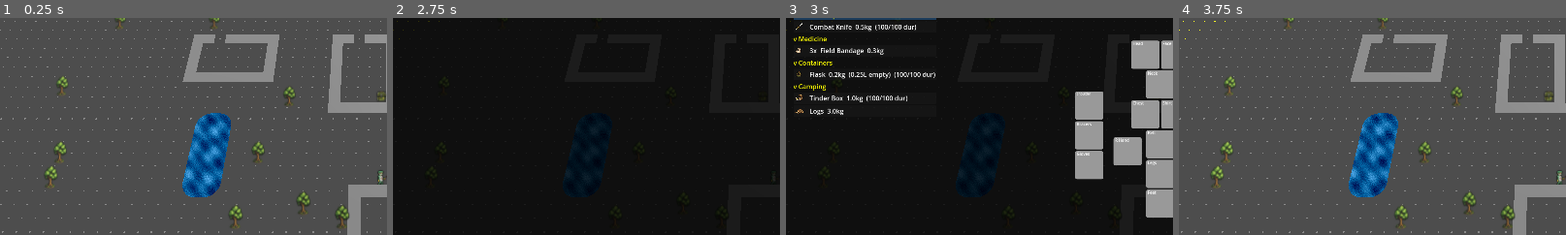
Above: before the commit, frames 1-4 (left to right).
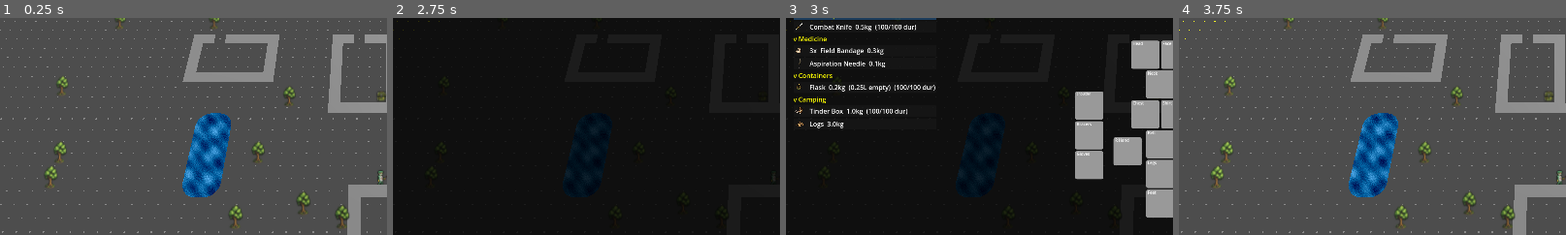
Above: after the commit, the same moments.

Repository: Bigfeta1/ASCIIRogueLike
Game: Godot game, scene res://scenes/main/main_scene.tscn
The game is run twice, just before and just after one commit, with the same random seed, the same clock (stepped at 60 frames per second) and the same inputs.
Inputs (mouse positions are % of the whole screen's width and height, from its top left):
- Up to frame 1 (0.25 s): no input
- Up to frame 2 (2.75 s): tap Enter at 0.5 s; move the mouse to (72, 45) at 0.52 s; hold D 0.53-1.25 s; tap Tab at 0.6 s; click (72, 45) at 0.67 s; tap Space at 0.77 s; click "Stats" at 1.25 s; click "Skills" at 2 s
- Up to frame 3 (3 s): click "Inventory" at 2.75 s
- Up to frame 4 (3.75 s): tap Space at 3.5 s; move the mouse to (30, 55) at 3.52 s; hold S from 3.53 s (still down); tap I at 3.6 s
The pictures show only the part of the screen within x 1-51%, y 14-63%; the shares and areas given below are measured in that part.

Frames 1-2 are identical in both runs. In frame 3, 2.3% of the frame differs, in the area x 2-39%, y 18-51%; in frame 4, nothing differs.

Commit message:
aspiration needle

Diff:
--- a/data/items.json
+++ b/data/items.json
@@ -67,6 +67,16 @@
 		"slot": null
 	},
 	{
+		"id": "aspiration_needle",
+		"name": "Aspiration Needle",
+		"weight": 0.05,
+		"category": "medicine",
+		"interaction": "use",
+		"sprite": "res://assets/images/inventory_items/medical/spr_aspiration_needle.png",
+		"description": "A large-bore needle for emergency needle decompression. Vents trapped air from the pleural space, stopping tension pneumothorax progression. Single use.",
+		"slot": null
+	},
+	{
 		"id": "corpse_soldier",
 		"name": "Soldier Corpse",
 		"weight": 80.0,
--- a/scenes/character/character.gd
+++ b/scenes/character/character.gd
@@ -125,6 +125,7 @@
 		inventory.add_item("field_bandage")
 		inventory.add_item("field_bandage")
 		inventory.add_item("field_bandage")
+		inventory.add_item("aspiration_needle")
 		inventory.add_item("tinder_box")
 		inventory.add_item("logs")
 	else:
--- a/scenes/main/character_sheet.gd
+++ b/scenes/main/character_sheet.gd
@@ -217,6 +217,12 @@
 				return
 			if _active_item_id == "tinder_box":
 				_inventory.get_parent().interaction.activate_place_campfire(_active_item_id)
+				return
+			if _active_item_id == "aspiration_needle":
+				var character := _inventory.get_parent()
+				if character.pulmonary != null and character.pulmonary.pneumothorax:
+					character.pulmonary.resolve_pneumothorax()
+					_inventory.remove_item(_active_item_id)
 				return
 			var vitals := _inventory.get_parent().get_node("CharacterVitals")
 			if vitals.hp < vitals.hp_max:
Binary file added: assets/images/inventory_items/medical/spr_aspiration_needle.png
Not shown, added: assets/images/inventory_items/medical/spr_aspiration_needle.png.import
Not shown, changed: docs/ARCHITECTURE.md
